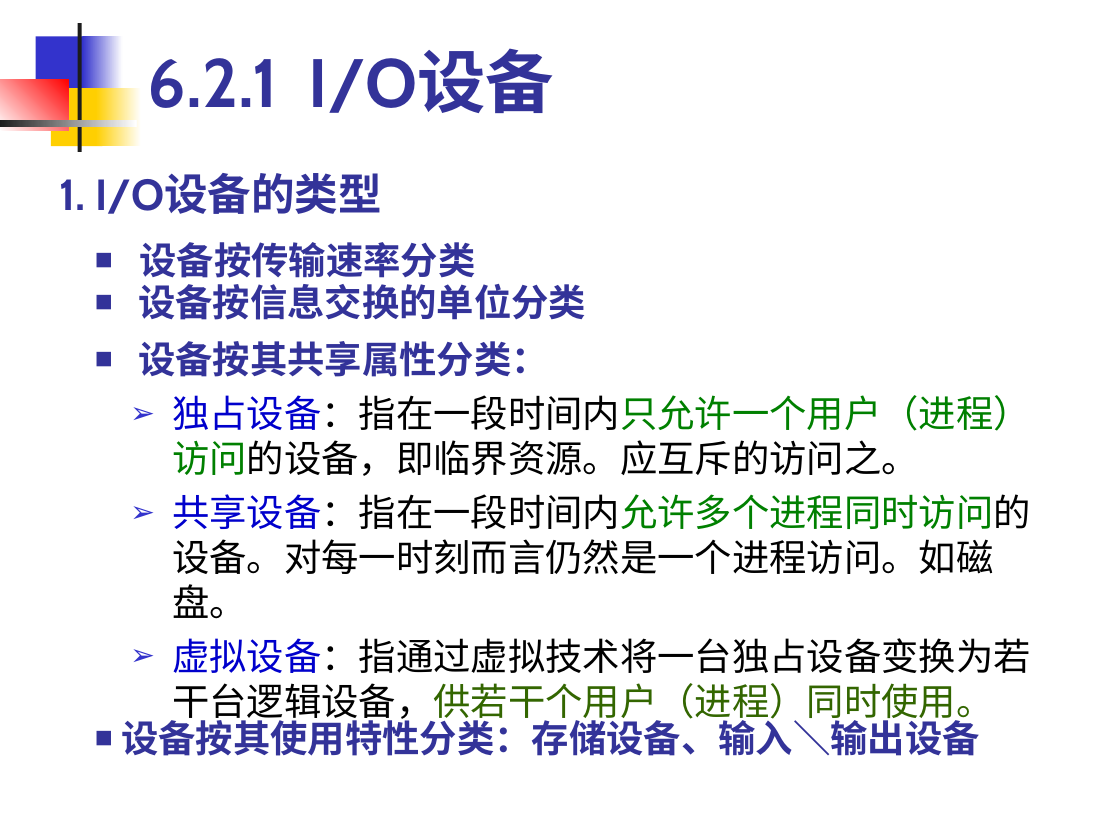
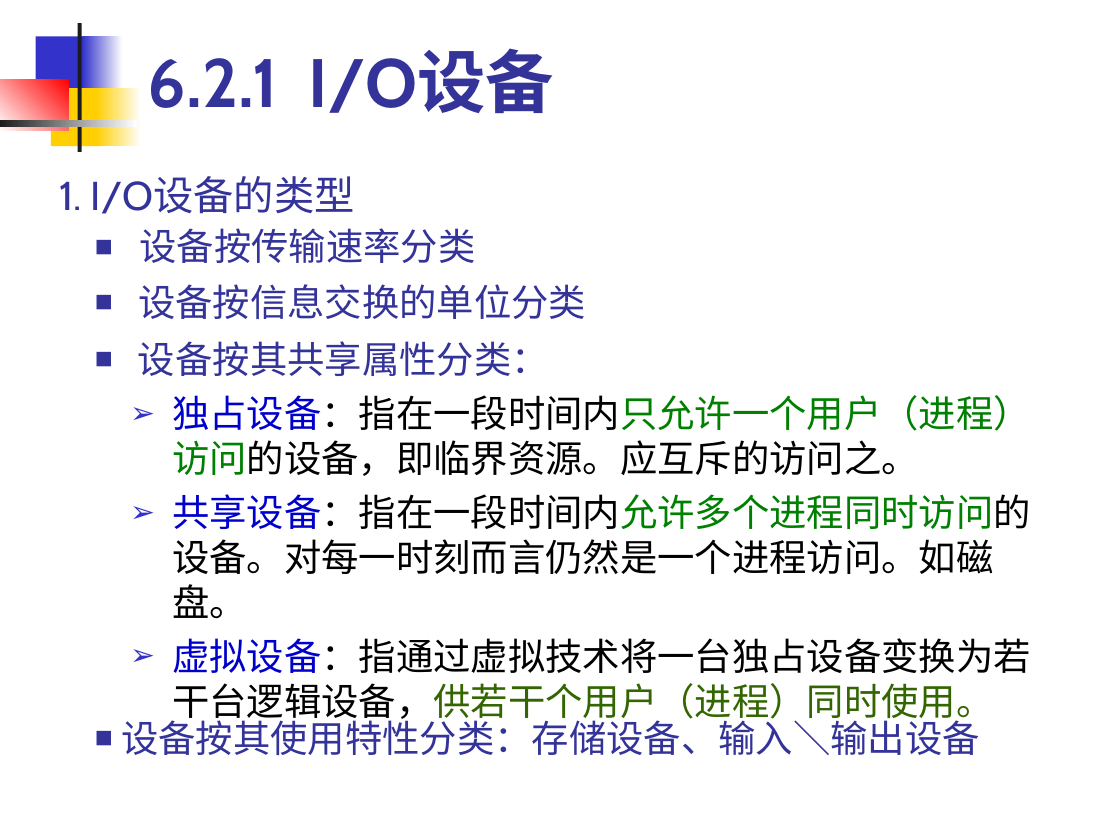
Before and after one commit to edu2act/course-OS, a slide deck: slide 11 of materials/slides/OS_Chap 6.ppt. Drawn at 1120x840 pixels with LibreOffice and Linux fonts; fonts in the diff are those of the drawing. Boxes give left, top, right and bottom in pixels: in the first picture for what was removed or moved away, otherwise in the second. Text is boxed around its words. In the diff, an @@ line names an element or a change of style, - is before the commit and + after.

```diff
--- a/materials/slides/OS_Chap 6.ppt
+++ b/materials/slides/OS_Chap 6.ppt
@@ text "1. I/O设备的类型" at <box>59,176,355,214</box>: size 28 to 25.9 pt, bold off; line spacing 1 to 0.9 @@
@@ bold off in 3 elements at <box>138,284,586,376</box>, <box>121,714,980,755</box>, <box>139,228,475,263</box> @@
@@ text "设备按传输速率分类": place and size @@
-text "设备按传输速率分类" at <box>139,242,475,278</box>
+text "设备按传输速率分类" at <box>139,228,475,263</box>
```
Also in this commit, not shown: 29 other slides changed, 3 other files.
